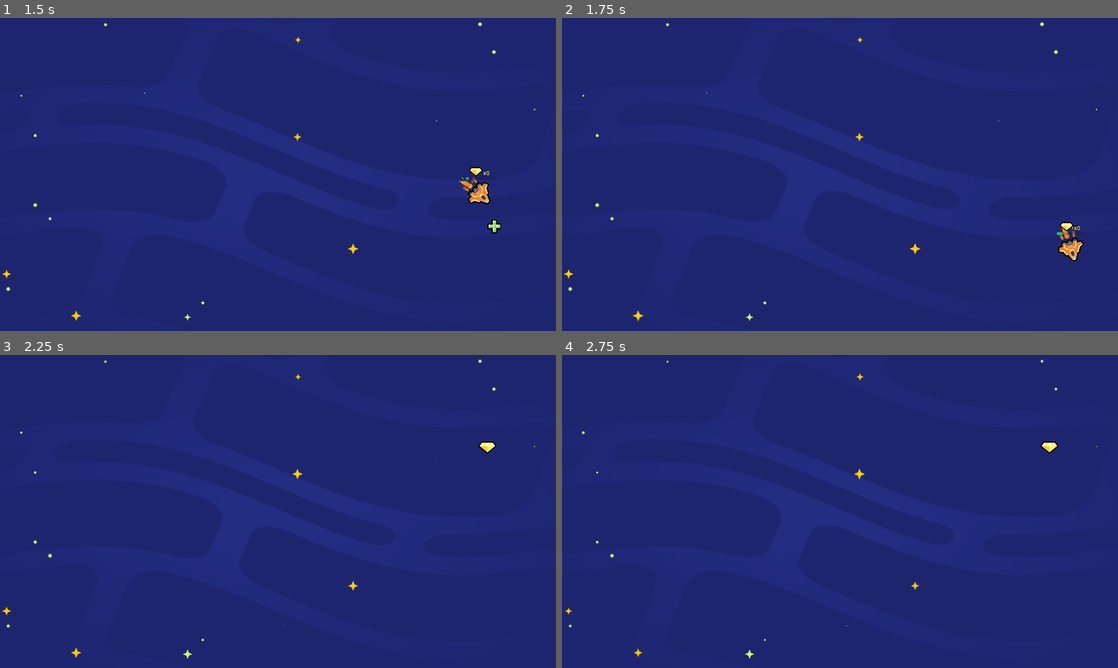
Above: before the commit, frames 1-4 (two rows, left to right).
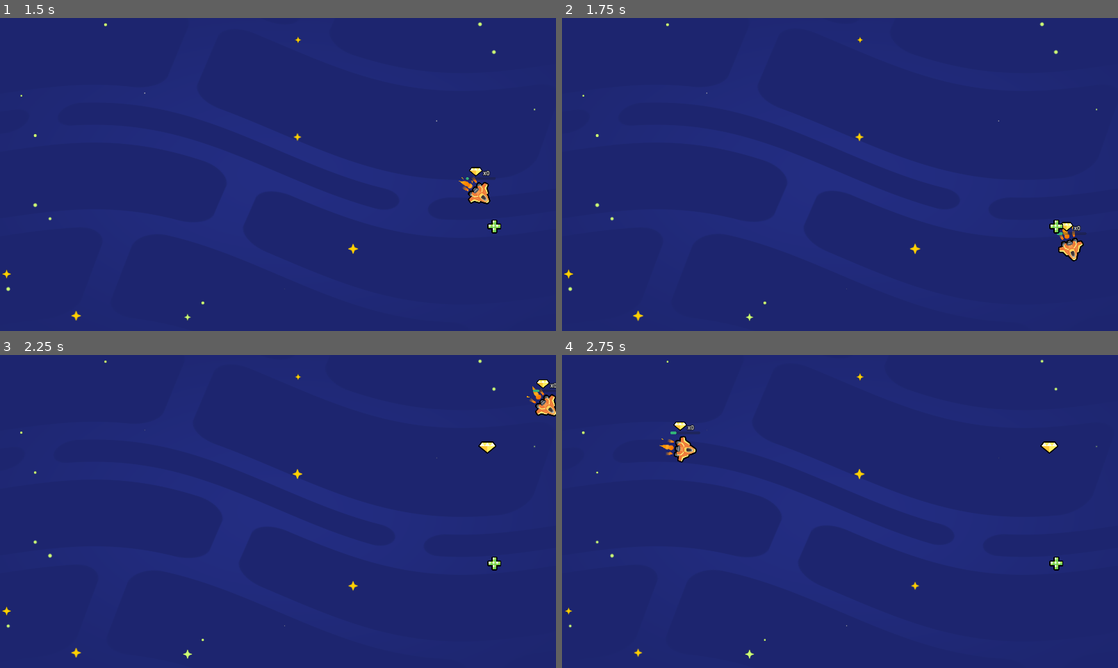
Above: after the commit, the same moments.

Repository: raweggyolk/2d-GameDev-Course
Game: Godot game, scene res://lessons/space_level.tscn
Same seed, same stepped clock (60 frames per second), same inputs: the game is played once before the commit and once after it.
Inputs:
- Up to frame 1 (1.5 s): hold D (move_right) 0.53-1.28 s; hold S (move_down) from 1.28 s (still down)
- Up to frame 2 (1.75 s): keep holding S (move_down)
- Up to frame 3 (2.25 s): release S (move_down) at 2.03 s; hold D (move_right) from 2.03 s (still down)
- Up to frame 4 (2.75 s): keep holding D (move_right)

Frame 1 is identical in both runs. In frame 2, less than 0.1% of the frame differs, in the area x 87-91%, y 64-69%; in frame 3, 0.4%; in frame 4, 0.5%, in the area x 17-91%, y 21-69%.
Error after the commit: Parse Error: Identifier "sprite_2d" not declared in the current scope. (res://item.gd:11)

Commit message:
L9: Keep The Ship On Screen

Diff:
--- a/05.loot_it_all_workbook/item.gd
+++ b/05.loot_it_all_workbook/item.gd
@@ -2,8 +2,13 @@
 
 
 # Called when the node enters the scene tree for the first time.
-func _ready():
+func _ready() -> void:
 	area_entered.connect(_on_area_entered)
+	var tween := create_tween()
+	var sprite2d := get_node("Sprite2D")
+	var target_position := Vector2(500, 400)
+	var animation_duration := 2.0
+	tween.tween_property(sprite_2d, "position", target_position, animation_duration)
 
 
 # Called every frame. 'delta' is the elapsed time since the previous frame.
--- a/05.loot_it_all_workbook/lessons/ship.gd
+++ b/05.loot_it_all_workbook/lessons/ship.gd
@@ -23,6 +23,10 @@
 	velocity += steering * steering_factor * delta
 	position += velocity * delta
 
+	var viewport_size := get_viewport_rect().size
+	position.x = wrapf(position.x, 0, viewport_size.x)
+	position.y = wrapf(position.y, 0, viewport_size.y)
+
 	if velocity.length() > 0.0:
 		get_node("Sprite2D").rotation = velocity.angle()
 
